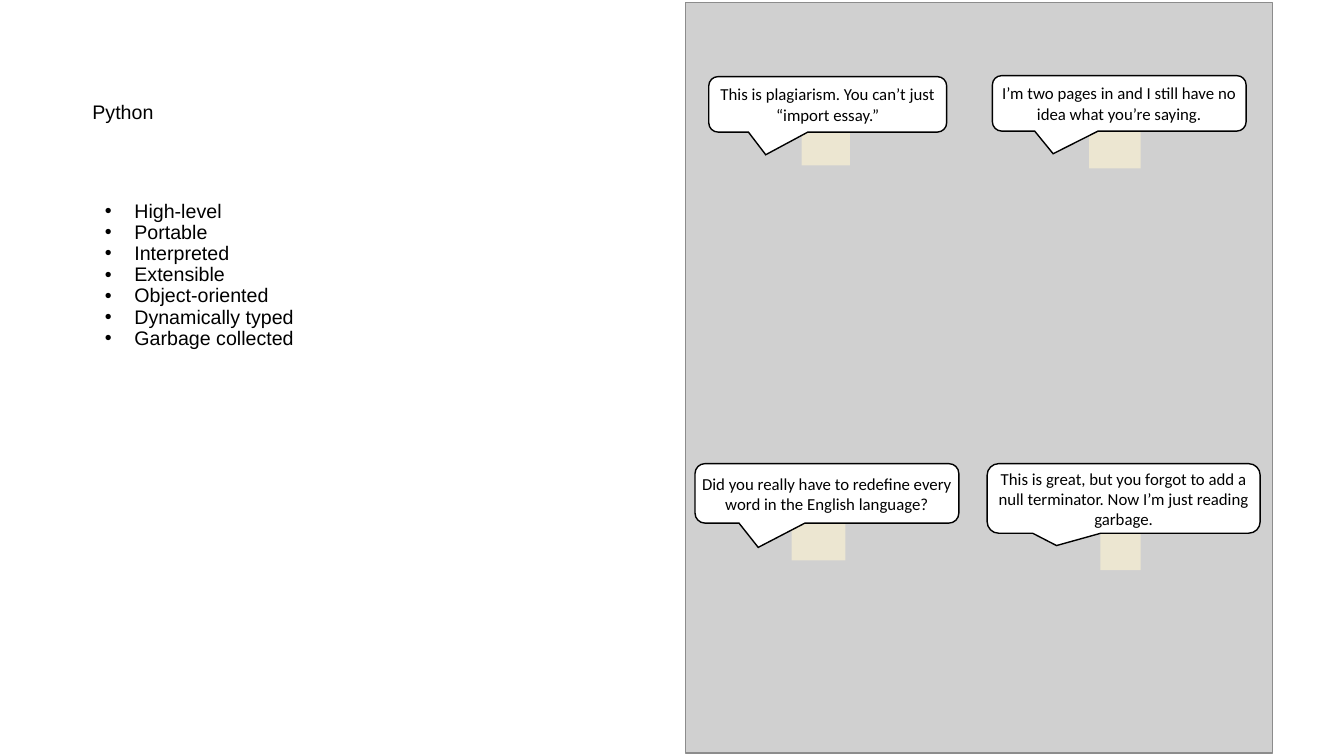
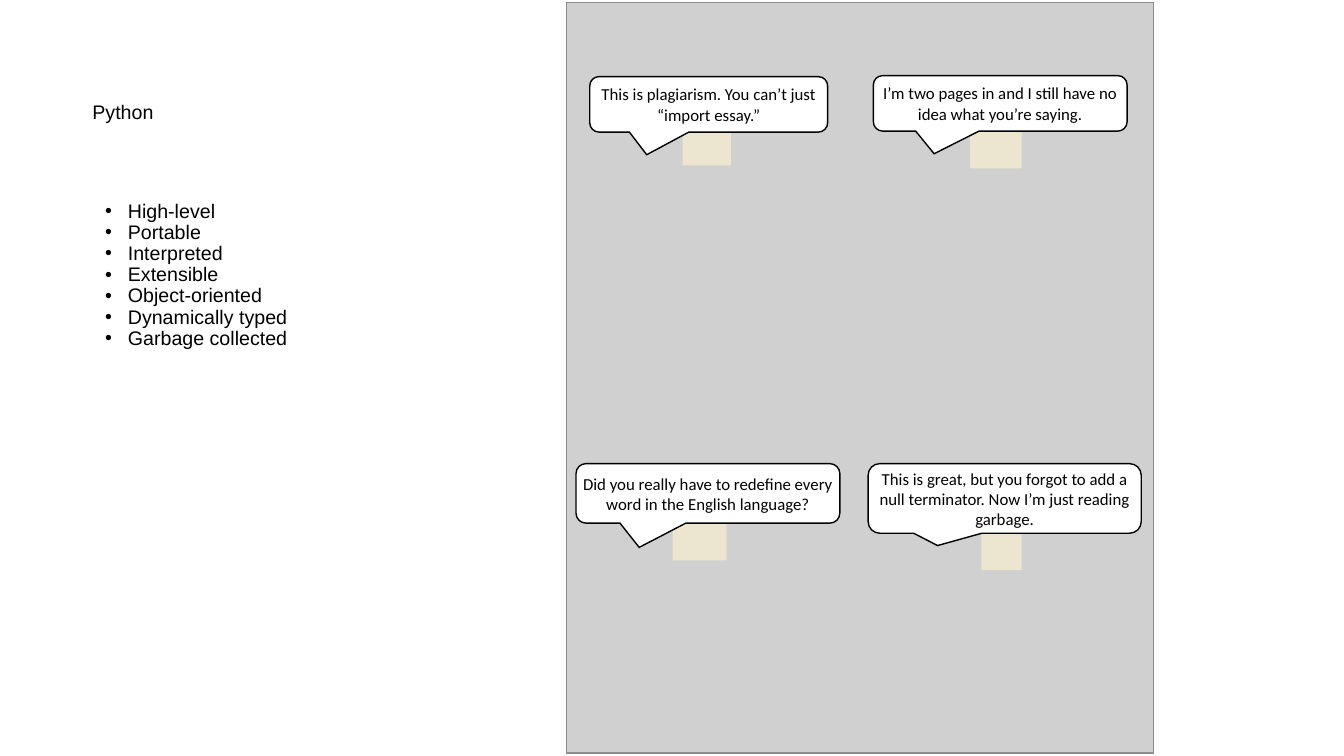
Before and after one commit to asantucci/Python-Workshop, a slide deck: slide 9 of slides.pptx (slide 11 before the commit). Drawn at 1344x756 pixels with LibreOffice and Linux fonts; fonts in the diff are those of the drawing; grey boxes stand for pictures. Boxes give left, top, right and bottom in pixels: in the first picture for what was removed or moved away, otherwise in the second. Text is boxed around its words. In the diff, an @@ line names an element or a change of style, - is before the commit and + after.

```diff
--- a/slides.pptx
+++ b/slides.pptx
@@ 4 texts, 4 freeform shapes, 4 rectangles, 1 picture moved together from (x1=686, y1=3, x2=1273, y2=753) to (x1=567, y1=3, x2=1154, y2=753) @@
@@ text "High-level" at (x1=128, y1=203, x2=287, y2=349): indent changed @@
```
Also in this commit, not shown: 20 other slides changed, 1 slide added, 3 slides removed.
